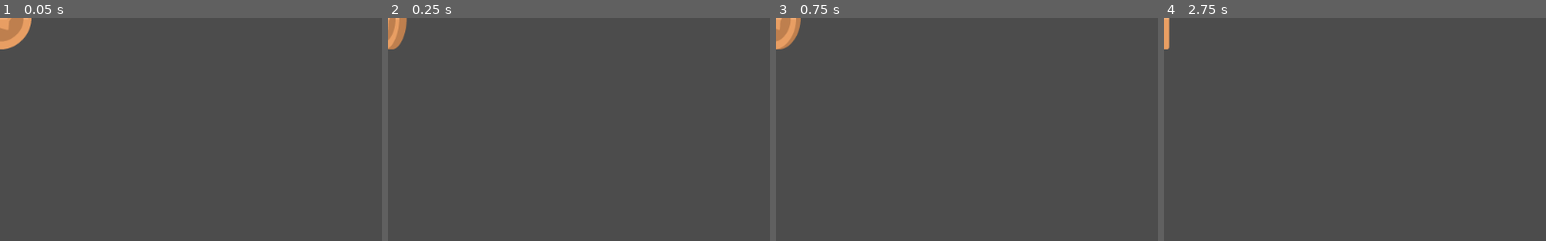
Above: before the commit, frames 1-4 (left to right).
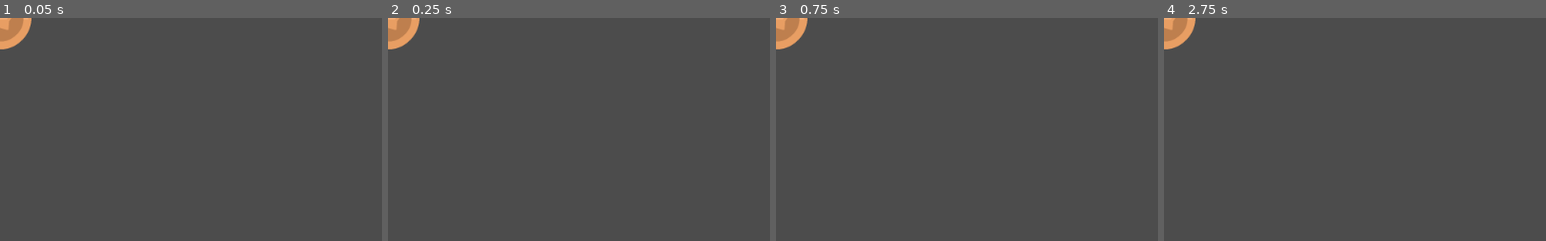
Above: after the commit, the same moments.

Repository: KennedyMungai/SimplePlatformer
Game: Godot game, scene res://Scenes/Coin.tscn
Same seed, same stepped clock (60 frames per second), same inputs: the game is played once before the commit and once after it. This scene is started directly instead of the project's main scene.
Inputs:
- Up to frame 1 (0.05 s): no input
- Up to frame 2 (0.25 s): no input
- Up to frame 3 (0.75 s): tap Enter at 0.5 s; hold D (right) from 0.53 s (still down)
- Up to frame 4 (2.75 s): tap W (jump) at 0.77, 1.52 s; tap Space at 2 s; release D (right) at 2.03 s; hold A (left) from 2.03 s (still down)
The pictures show only the part of the screen within x 0-50%, y 0-50%; the shares and areas given below are measured in that part.

Frame 1 is identical in both runs. In frame 2, 0.6% of the frame differs, in the area x 0-9%, y 0-15%; in frame 3, 0.5%; in frame 4, 0.8%.

Commit message:
Maintenance commit

Diff:
--- a/Scenes/Coin.tscn
+++ b/Scenes/Coin.tscn
@@ -55,7 +55,6 @@
 [node name="AnimatedSprite" type="AnimatedSprite" parent="."]
 frames = SubResource( 1 )
 animation = "spin"
-playing = true
 
 [node name="Area2D" type="Area2D" parent="."]
 collision_layer = 8
